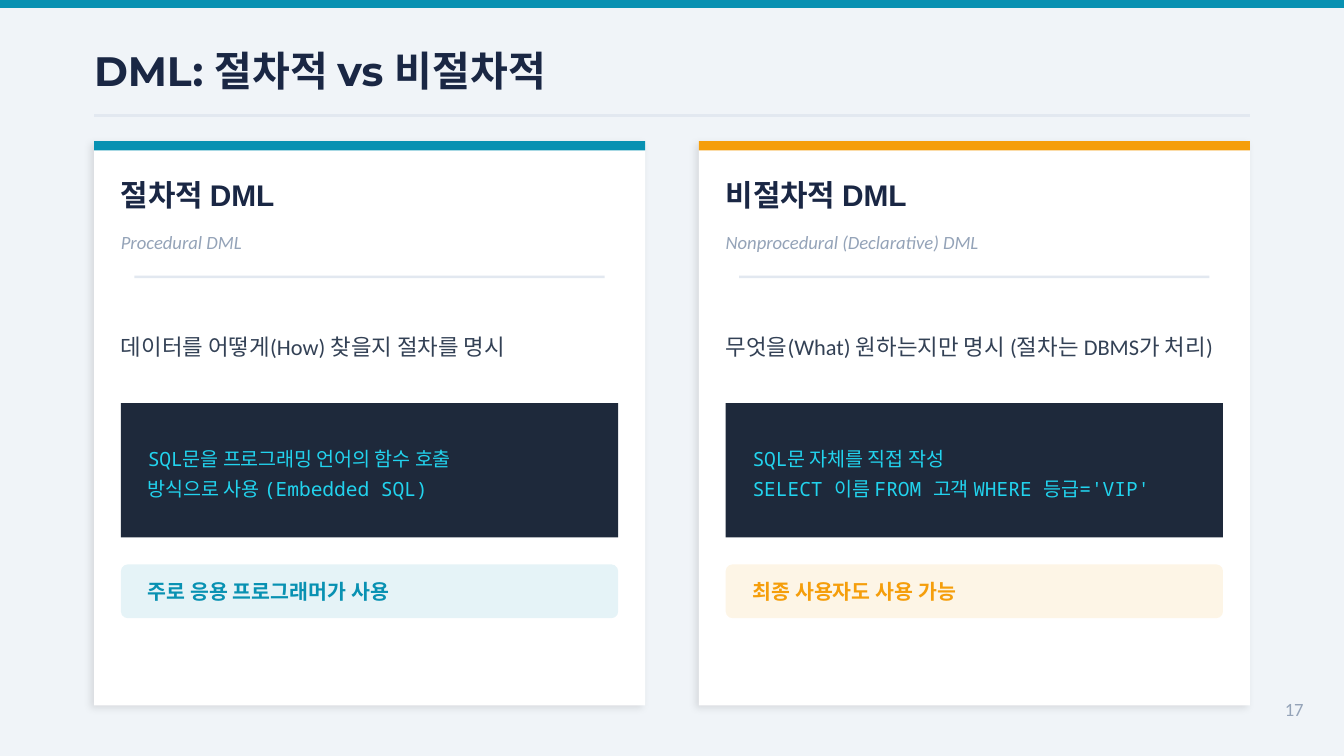
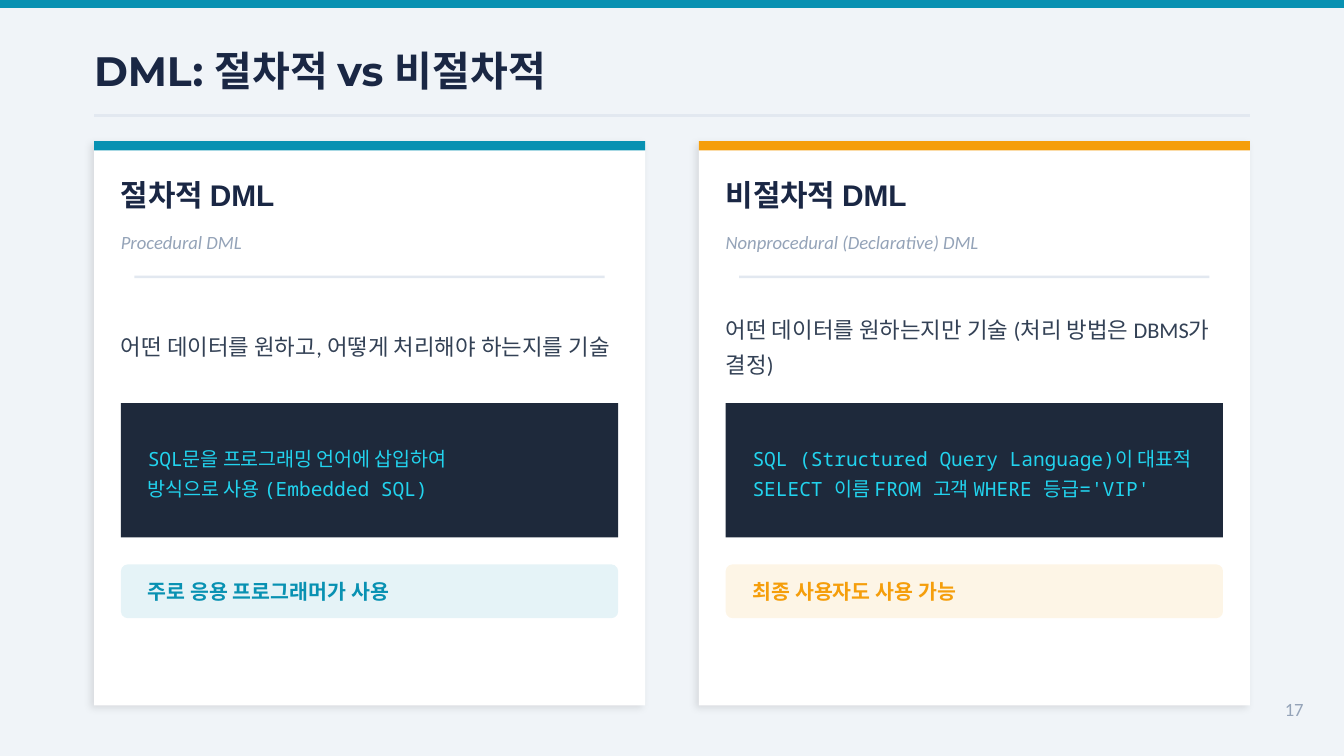
Before and after one commit to Sangdon-Park/Sangdon-Park.github.io, a slide deck: slide 17 of data/DB시스템/3장_데이터베이스시스템_박상돈.pptx. Drawn at 1344x756 pixels with LibreOffice and Linux fonts; fonts in the diff are those of the drawing. Boxes give left, top, right and bottom in pixels: in the first picture for what was removed or moved away, otherwise in the second. Text is boxed around its words. In the diff, an @@ line names an element or a change of style, - is before the commit and + after.

```diff
--- a/data/DB시스템/3장_데이터베이스시스템_박상돈.pptx
+++ b/data/DB시스템/3장_데이터베이스시스템_박상돈.pptx
@@ text at [726, 319, 1210, 376]: text changed @@
-무엇을(What) 원하는지만 명시 (절차는 DBMS가 처리)
+어떤 데이터를 원하는지만 기술 (처리 방법은 DBMS가 결정)
@@ text at [121, 336, 609, 358]: text changed @@
-데이터를 어떻게(How) 찾을지 절차를 명시
+어떤 데이터를 원하고, 어떻게 처리해야 하는지를 기술
@@ text at [148, 450, 447, 470]: text changed @@
-SQL문을 프로그래밍 언어의 함수 호출
+SQL문을 프로그래밍 언어에 삽입하여
@@ text at [753, 450, 1191, 471]: text changed @@
-SQL문 자체를 직접 작성
+SQL (Structured Query Language)이 대표적
```
Also in this commit, not shown: 9 other slides changed, 3 other files.
